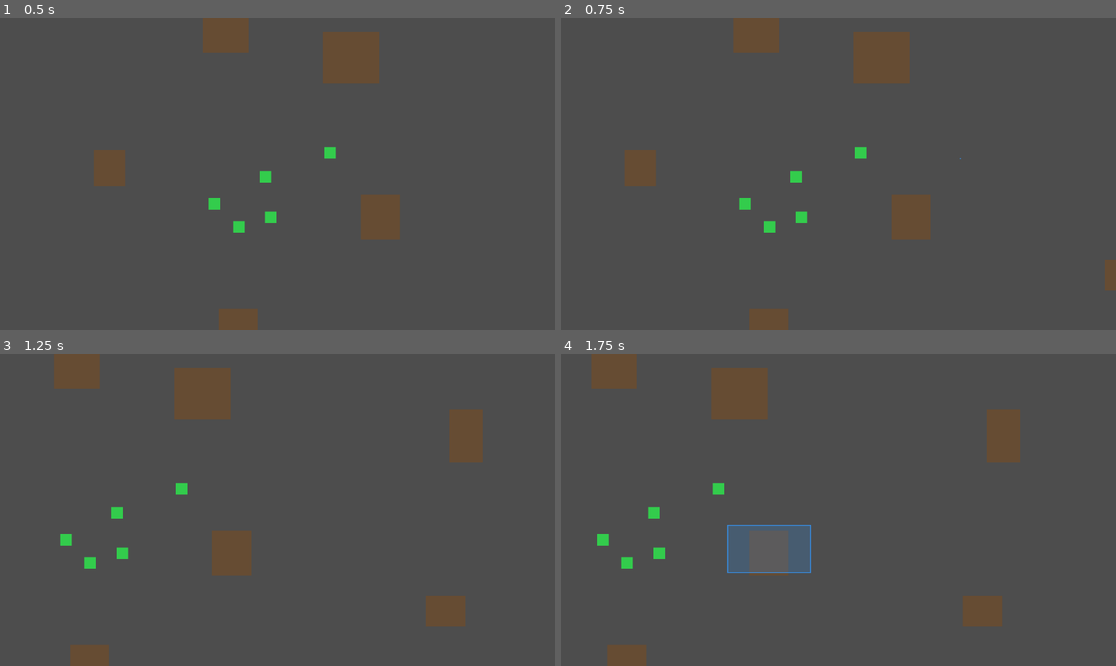
Above: before the commit, frames 1-4 (two rows, left to right).
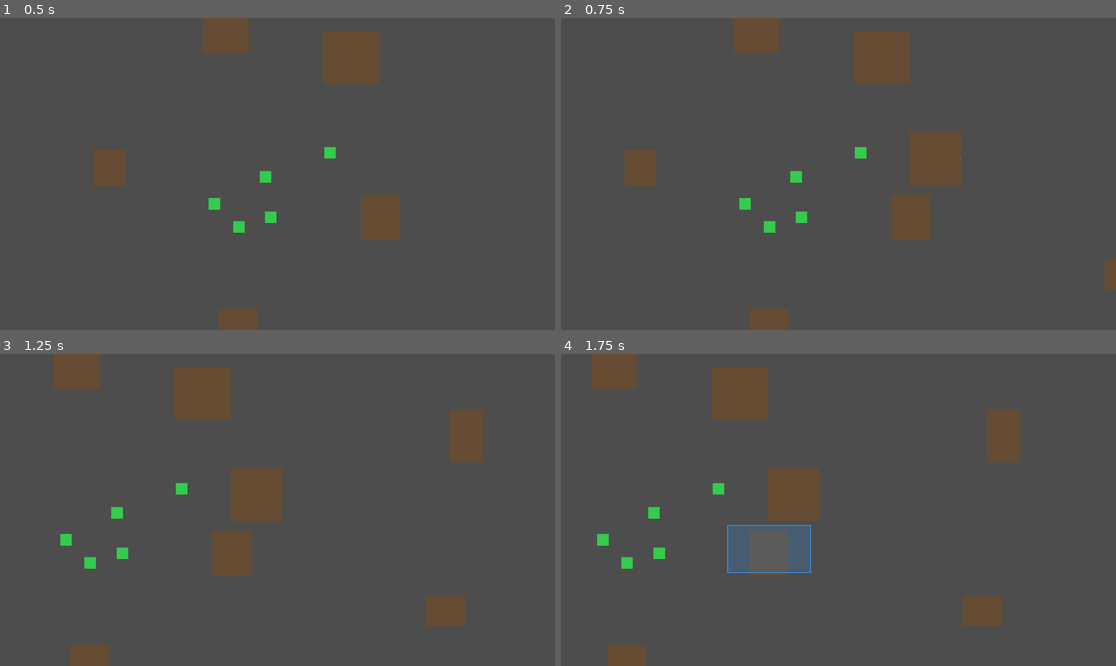
Above: after the commit, the same moments.

Repository: Hooveralex/real-time-strategy
Game: Godot game, scene res://Game.tscn
The game is run twice, just before and just after one commit, with the same random seed, the same clock (stepped at 60 frames per second) and the same inputs.
Inputs (mouse positions are in pixels of both pictures, inside the frame that each line leads up to):
- Up to frame 1 (0.5 s): no input
- Up to frame 2 (0.75 s): tap Enter at 0.5 s; move the mouse to (960, 158) at 0.52 s; hold Right (ui_right) from 0.53 s (still down); tap O at 0.6 s; click (960, 158) at 0.67 s
- Up to frame 3 (1.25 s): keep holding Right (ui_right); tap X at 0.8 s
- Up to frame 4 (1.75 s): release Right (ui_right) at 1.25 s; drag from (727, 525) to (810, 572) at 1.27 s

Frame 1 is identical in both runs. In frame 2, 1.5% of the frame differs, in the area x 62-73%, y 36-54%; in frame 3, 1.5%; in frame 4, 1.5%.

Commit message:
Fix pathfinding and add obstacle keyboard controls
- Fix NavigationAgent2D sync timing with NavigationServer
- Fix polygon winding order for navigation mesh holes
- Add obstacle merging to prevent overlapping outline errors
- Add keyboard controls: O (add), X (remove), Shift+C (clear all)

Co-authored-by: Cursor <cursoragent@cursor.com>

Diff:
--- a/Game.gd
+++ b/Game.gd
@@ -69,15 +69,42 @@
 	print("Created ", units.size(), " units")
 
 func _input(event):
-	# Reload game with R key
+	# Keyboard controls
 	if event is InputEventKey and event.pressed:
 		if event.keycode == KEY_R:
+			# Reload game
 			print("Reloading...")
 			get_tree().reload_current_scene()
 			return
 		elif event.keycode == KEY_F:
+			# Focus camera on selected units
 			if camera and camera.has_method("focus_on_selected_units"):
 				camera.focus_on_selected_units()
+			return
+		elif event.keycode == KEY_O:
+			# Add obstacle at mouse position
+			var pos = get_world_mouse_position()
+			var size = Vector2(randf_range(60, 120), randf_range(60, 120))
+			obstacle_manager.add_obstacle(pos, size)
+			print("Added obstacle at ", pos)
+			return
+		elif event.keycode == KEY_X:
+			# Remove obstacle at mouse position
+			var pos = get_world_mouse_position()
+			var obstacle = obstacle_manager.get_obstacle_at_position(pos)
+			if obstacle:
+				obstacle_manager.remove_obstacle(obstacle)
+				print("Removed obstacle at ", pos)
+			else:
+				print("No obstacle at ", pos)
+			return
+		elif event.keycode == KEY_C:
+			# Clear all obstacles (with Shift held to prevent accidents)
+			if event.shift_pressed:
+				obstacle_manager.clear_all_obstacles()
+				print("Cleared all obstacles")
+			else:
+				print("Press Shift+C to clear all obstacles")
 			return
 
 	if event is InputEventMouseButton:
--- a/NavigationManager.gd
+++ b/NavigationManager.gd
@@ -33,7 +33,14 @@
 
 	navigation_polygon.add_outline(outer_outline)
 
-	# Add each obstacle as a hole (counter-clockwise winding for holes)
+	# Shrink bounds slightly for obstacle clamping (obstacles must be fully inside)
+	var inner_bounds = Rect2(
+		bounds.position + Vector2(obstacle_margin + 5, obstacle_margin + 5),
+		bounds.size - Vector2((obstacle_margin + 5) * 2, (obstacle_margin + 5) * 2)
+	)
+
+	# Collect and merge overlapping obstacle bounds
+	var obstacle_rects: Array[Rect2] = []
 	for obstacle in obstacles:
 		if obstacle.has_method("get_bounds"):
 			var obs_bounds = obstacle.get_bounds()
@@ -43,15 +50,23 @@
 				obs_bounds.size + Vector2(obstacle_margin * 2, obstacle_margin * 2)
 			)
 
-			# Counter-clockwise winding for holes
-			var hole_outline = PackedVector2Array([
-				Vector2(expanded.position.x, expanded.position.y),
-				Vector2(expanded.position.x, expanded.position.y + expanded.size.y),
-				Vector2(expanded.position.x + expanded.size.x, expanded.position.y + expanded.size.y),
-				Vector2(expanded.position.x + expanded.size.x, expanded.position.y)
-			])
+			# Clamp to inner bounds - skip if completely outside
+			var clamped = expanded.intersection(inner_bounds)
+			if clamped.size.x > 1 and clamped.size.y > 1:
+				obstacle_rects.append(clamped)
 
-			navigation_polygon.add_outline(hole_outline)
+	# Merge overlapping rectangles
+	var merged_rects = _merge_overlapping_rects(obstacle_rects)
+
+	# Add each merged obstacle as a hole (same clockwise winding as outer boundary)
+	for rect in merged_rects:
+		var hole_outline = PackedVector2Array([
+			Vector2(rect.position.x, rect.position.y),                              # top-left
+			Vector2(rect.position.x + rect.size.x, rect.position.y),                # top-right
+			Vector2(rect.position.x + rect.size.x, rect.position.y + rect.size.y),  # bottom-right
+			Vector2(rect.position.x, rect.position.y + rect.size.y)                 # bottom-left
+		])
+		navigation_polygon.add_outline(hole_outline)
 
 	# Generate the navigation mesh from outlines
 	navigation_polygon.make_polygons_from_outlines()
@@ -59,7 +74,43 @@
 	# Apply to the region
 	navigation_region.navigation_polygon = navigation_polygon
 
-	print("Navigation mesh created with ", obstacles.size(), " obstacle holes")
+	print("Navigation mesh created with ", merged_rects.size(), " obstacle holes (from ", obstacles.size(), " obstacles)")
+
+func _merge_overlapping_rects(rects: Array[Rect2]) -> Array[Rect2]:
+	"""Merge overlapping rectangles into larger bounding rectangles."""
+	if rects.is_empty():
+		return []
+
+	var result: Array[Rect2] = []
+	var used: Array[bool] = []
+	used.resize(rects.size())
+	used.fill(false)
+
+	for i in range(rects.size()):
+		if used[i]:
+			continue
+
+		var merged = rects[i]
+		used[i] = true
+		var changed = true
+
+		# Keep merging until no more overlaps found
+		while changed:
+			changed = false
+			for j in range(rects.size()):
+				if used[j]:
+					continue
+
+				# Check if rectangles overlap or touch
+				if merged.intersects(rects[j].grow(1)):
+					# Merge by creating bounding rectangle
+					merged = merged.merge(rects[j])
+					used[j] = true
+					changed = true
+
+		result.append(merged)
+
+	return result
 
 func rebake_navigation(bounds: Rect2, obstacles: Array = []):
 	# Convenience method to rebake navigation when obstacles change
--- a/Unit.gd
+++ b/Unit.gd
@@ -20,12 +20,21 @@
 func _ready():
 	print("Unit _ready at position: ", position)
 
-	# Wait for navigation to be ready
+	# Wait for navigation map to be ready
 	await get_tree().physics_frame
 
 	# Configure navigation agent
 	navigation_agent.path_desired_distance = 10.0
 	navigation_agent.target_desired_distance = 20.0
+
+	# Connect to velocity_computed for safer movement (optional but recommended)
+	# Make sure agent syncs with navigation map
+	call_deferred("_setup_navigation_agent")
+
+func _setup_navigation_agent():
+	# Wait for NavigationServer to sync
+	await get_tree().physics_frame
+	navigation_agent.set_navigation_map(get_world_2d().get_navigation_map())
 
 	# Create selection indicator (circle)
 	selection_indicator = Node2D.new()
@@ -70,8 +79,13 @@
 	# Get the next point in the path
 	var next_path_position = navigation_agent.get_next_path_position()
 
+	# Skip if next position is same as current (agent not synced yet)
+	var to_next = next_path_position - global_position
+	if to_next.length() < 1.0:
+		return
+
 	# Calculate direction to next path point
-	var direction = (next_path_position - global_position).normalized()
+	var direction = to_next.normalized()
 	var velocity = direction * speed
 
 	# Add separation force for local avoidance
